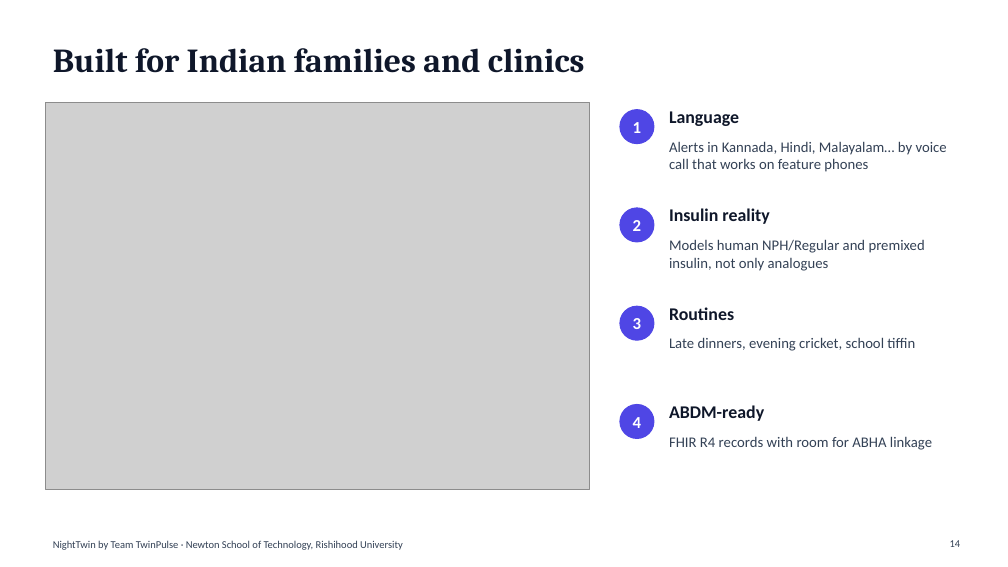
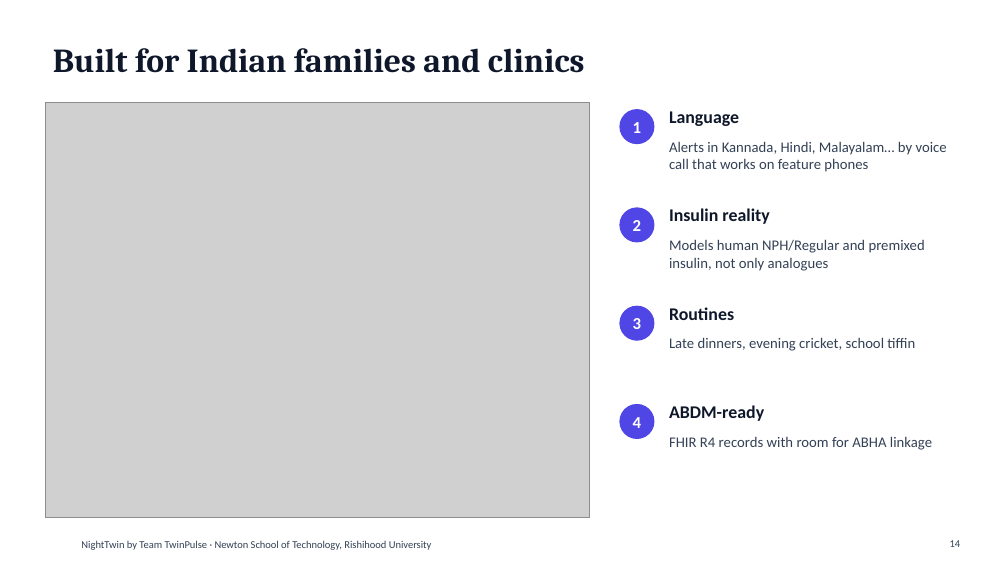
Before and after one commit to MananGilhotra/TwinPulse_NewtonSchoolOfTechnology_RishihoodUniversity, a slide deck: slide 14 of docs/TwinPulse_Presentation.pptx. Drawn at 1008x567 pixels with LibreOffice and Linux fonts; fonts in the diff are those of the drawing; grey boxes stand for pictures; background and template pictures are left out. Boxes give left, top, right and bottom in pixels: in the first picture for what was removed or moved away, otherwise in the second. Text is boxed around its words. In the diff, an @@ line names an element or a change of style, - is before the commit and + after.

Commit message:
NightTwin logo, redesigned navbar and UI polish; emotional jury script with screen cues
- Logo (crescent + pulse) in navbar, favicon, deck and README
- Navbar: wordmark left, pill navigation centre, status pills right; responsive
- v3 design layer: typography, cards, tables, buttons, focus states, icons, footer
- scripts/video_script.py: single source for docs/VIDEO_SCRIPT.md and the narrated video

```diff
--- a/docs/TwinPulse_Presentation.pptx
+++ b/docs/TwinPulse_Presentation.pptx
@@ picture: place and size @@
-picture at (45,102,590,489)
+picture at (45,102,590,517)
@@ text "NightTwin by Team TwinPulse · ...": place and size @@
-text "NightTwin by Team TwinPulse · ..." at (53,540,403,550)
+text "NightTwin by Team TwinPulse · ..." at (81,540,432,550)
```
Also in this commit, not shown: 17 other slides changed, 32 other files.
